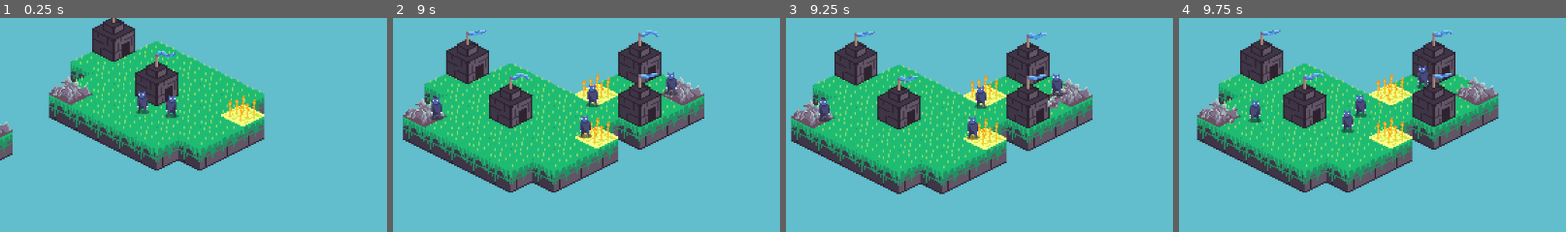
Above: before the commit, frames 1-4 (left to right).
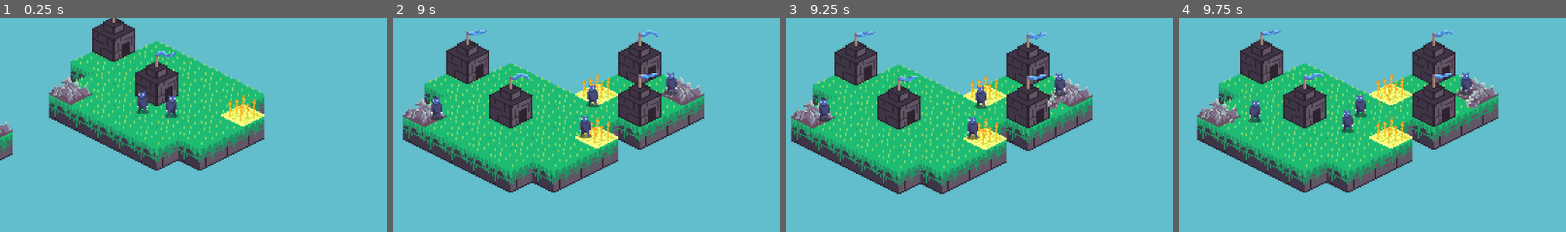
Above: after the commit, the same moments.

Repository: SuperSheaff/Ludum-Dare-55
Game: Godot game, scene res://world/world.tscn
The game is run twice, just before and just after one commit, with the same random seed, the same clock (stepped at 60 frames per second) and the same inputs. This scene is started directly instead of the project's main scene. Sound files missing from this copy of the repository are replaced by a short silence.
Inputs (mouse positions are % of the whole screen's width and height, from its top left):
- Up to frame 1 (0.25 s): no input
- Up to frame 2 (9 s): tap Enter at 0.5 s; move the mouse to (72, 44) at 0.52 s; hold Space (summon) 0.53-1.28 s; move the mouse to (30, 54) at 1.27 s; tap Space (summon) every 1.5 s from 1.35 to 8.85 s; move the mouse to (60, 27) at 2.02 s; hold Space (summon) 2.03-2.78 s; move the mouse to (45, 70) at 2.77 s; move the mouse to (80, 65) at 3.52 s; hold Space (summon) 3.53-4.28 s; move the mouse to (20, 34) at 4.27 s; move the mouse to (55, 49) at 5.02 s; hold Space (summon) 5.03-5.78 s; move the mouse to (35, 24) at 5.77 s; move the mouse to (72, 44) at 6.52 s; hold Space (summon) 6.53-7.28 s; move the mouse to (30, 54) at 7.27 s; move the mouse to (60, 27) at 8.02 s; hold Space (summon) 8.03-8.78 s; move the mouse to (45, 70) at 8.77 s
- Up to frame 3 (9.25 s): no input
- Up to frame 4 (9.75 s): move the mouse to (80, 65) at 9.52 s; hold Space (summon) from 9.53 s (still down)
The pictures show only the part of the screen within x 30-80%, y 27-77%; the shares and areas given below are measured in that part.

Frames 1-2 are identical in both runs. In frame 3, 0.2% of the frame differs, in the area x 68-73%, y 25-37%; in frame 4, 0.7%, in the area x 61-79%, y 22-43%.
Error before the commit: Invalid access to property or key 'position' on a base object of type 'Nil'. (res://Scripts/Dude/dude.gd:86)
Error after the commit: Cannot call method 'play' on a null value. (res://Scripts/Dude/States/Hostage/dude_hostage.gd:6)

Commit message:
stuff

Diff:
--- a/Scenes/Characters/dude.tscn
+++ b/Scenes/Characters/dude.tscn
@@ -184,7 +184,7 @@
 
 [node name="StateMachine" type="Node" parent="." node_paths=PackedStringArray("initial_state")]
 script = ExtResource("3_t0qli")
-initial_state = NodePath("Hostage")
+initial_state = NodePath("DudeHostage")
 
 [node name="IdlePause" type="Node" parent="StateMachine" node_paths=PackedStringArray("dude", "dude_animator")]
 script = ExtResource("4_s1u3n")
@@ -236,7 +236,5 @@
 dude = NodePath("../..")
 dude_animator = NodePath("../../AnimationPlayer")
 
-[node name="Hostage" type="Node" parent="StateMachine" node_paths=PackedStringArray("dude", "dude_animator")]
+[node name="DudeHostage" type="Node" parent="StateMachine"]
 script = ExtResource("14_j2u6d")
-dude = NodePath("../..")
-dude_animator = NodePath("../../AnimationPlayer")
--- a/world/island.gd
+++ b/world/island.gd
@@ -34,6 +34,11 @@
 		new_dude.island = self
 		add_child(new_dude)
 		new_dude.get_node("StateMachine").change_state("Hostage")
+		var house = new_dude.find_nearest_house()
+		AudioManager.play("spawn", -9)
+		if house:
+			new_dude.house = house
+			add_child(new_dude)
 
 	else:
 		var new_dude = dude_scene.instantiate()
--- a/world/world.gd
+++ b/world/world.gd
@@ -27,7 +27,7 @@
 
 func spawn_islands():
 	var player_pos = player.global_position
-	var angle = randf_range(0, 2 * PI)  # Random angle in radians
+	var angle = randf_range(0, 2 * PI)  # Random angleg in radians
 	var distance = randf_range(MIN_SPAWN_DIST, MAX_SPAWN_DIST)  # Random spawn distance
 	var spawn_pos = player_pos + Vector2(cos(angle), sin(angle)) * distance
 	if not island_exists_at(spawn_pos):
